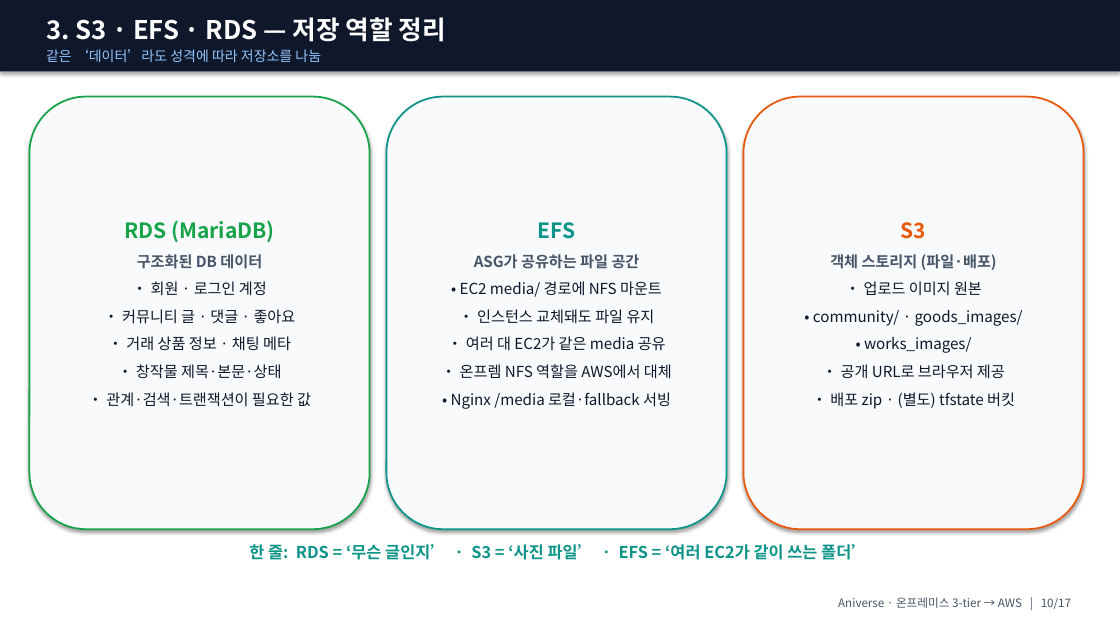
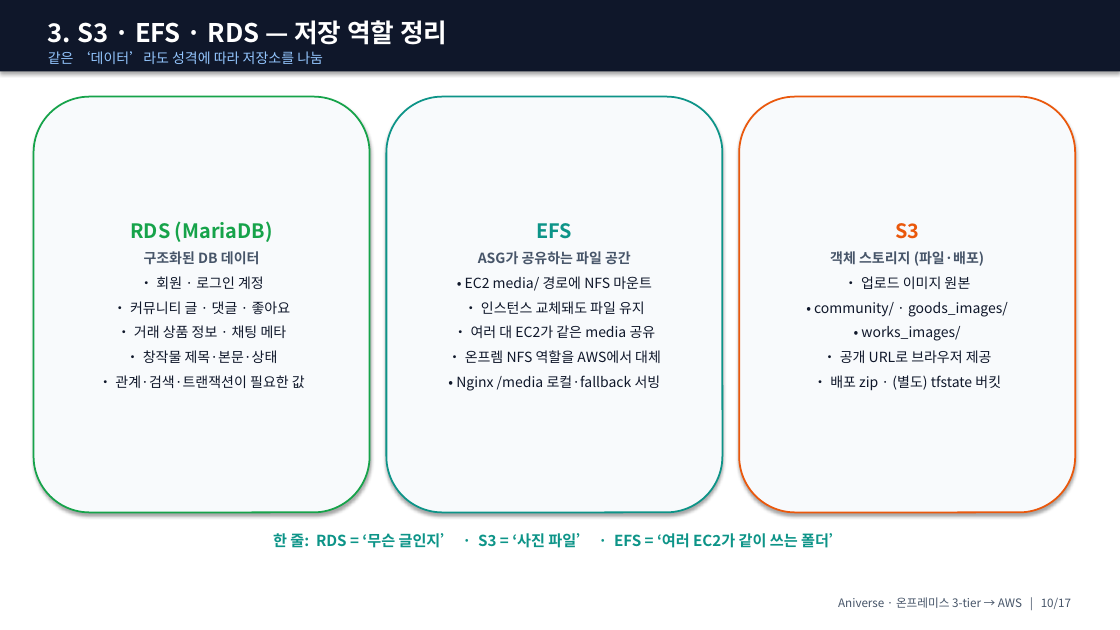
Before and after one commit to ho0215/anime-project-infra, a slide deck: slide 10 of docs/presentation/ppt/Aniverse_발표_강사용.pptx. Drawn at 1120x630 pixels with LibreOffice and Linux fonts; fonts in the diff are those of the drawing. Boxes give left, top, right and bottom in pixels: in the first picture for what was removed or moved away, otherwise in the second. Text is boxed around its words. In the diff, an @@ line names an element or a change of style, - is before the commit and + after.

```diff
--- a/docs/presentation/ppt/Aniverse_발표_강사용.pptx
+++ b/docs/presentation/ppt/Aniverse_발표_강사용.pptx
@@ rounded rectangle "RDS (MariaDB)": place and size @@
-rounded rectangle "RDS (MariaDB)" at [29,97,370,529]
+rounded rectangle "RDS (MariaDB)" at [34,97,370,513]
@@ rounded rectangle "RDS (MariaDB)" at [34,97,370,513]: size 18 to 17 pt in "RDS (MariaDB)"; size 13 to 12 pt in "구조화된 DB 데이터", "• 회원 · 로그인 계정", "• 커뮤니티 글 · 댓글 · 좋아요", "• 거래 상품 정보 · 채팅 메타" and 2 more places; less space between paragraphs @@
@@ rounded rectangle "EFS": place and size @@
-rounded rectangle "EFS" at [386,97,727,529]
+rounded rectangle "EFS" at [386,97,723,513]
@@ rounded rectangle "EFS" at [386,97,723,513]: size 18 to 17 pt in "EFS"; size 13 to 12 pt; less space between paragraphs @@
@@ rounded rectangle "S3": place and size @@
-rounded rectangle "S3" at [744,97,1084,529]
+rounded rectangle "S3" at [739,97,1075,513]
@@ rounded rectangle "S3" at [739,97,1075,513]: size 18 to 17 pt in "S3"; size 13 to 12 pt; less space between paragraphs @@
@@ text "한 줄: RDS = ‘무슨 ...": place and size @@
-text "한 줄: RDS = ‘무슨 ..." at [249,544,867,560]
+text "한 줄: RDS = ‘무슨 ..." at [273,533,844,548]
@@ text "한 줄: RDS = ‘무슨 ..." at [273,533,844,548]: size 14 to 13 pt @@
```
Also in this commit, not shown: 11 other slides changed, 2 other files.
